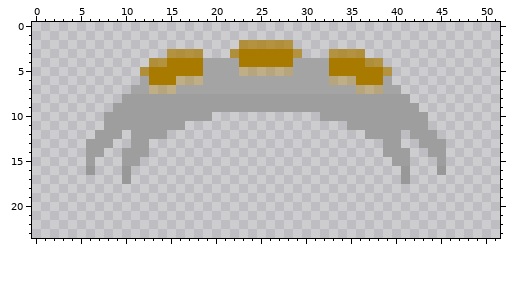
Two states of a pixel-art file, Sprites/Guns/W_69_Bat'leth.aseprite. Above: the version before the commit.
52x24 pixels, 1 frame. Colours within 5 levels of each other are drawn and written as one.
After:
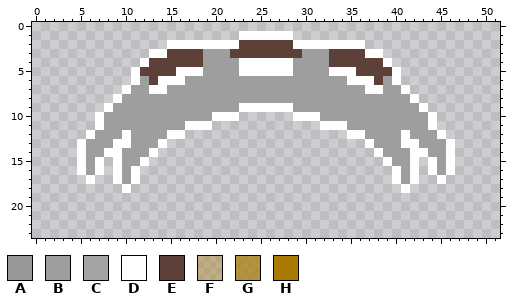
Palette (. is transparent): A #989898  B #9e9e9e  C #a4a4a4  D #ffffff  E #5d4037  F #a97a005b  G #a97a00b1  H #a97a00
Change:
layer "Layer 2" added
--- layers "Layer 1", "Layer 2"
@@ x 0..51 @@
  0 ....................................................
- 1 ....................................................
- 2 .......................GGGGGG.......................
- 3 ...............GGGG...GHHHHHHG...GGGG...............
- 4 .............GGHHHHCCCCHHHHHHCCCCHHHHGG.............
- 5 ............GHHHHHHCCCCFFFFFFCCCCHHHHHHG............
- 6 ............CHHHFFFCCCCCCCCCCCCCCFFFHHHC............
- 7 ...........CCFFFCCCCCCCCCCCCCCCCCCCCFFFCC...........
- 8 ..........BBBBBBBBBBBBBBBBBBBBBBBBBBBBBBBB..........
- 9 .........BBBBBBBBBBBBBBBBBBBBBBBBBBBBBBBBBB.........
-10 ........BBBBBBBBBBBB............BBBBBBBBBBBB........
-11 ........BBBBBBBBB..................BBBBBBBBB........
-12 .......BBB.BBBB......................BBBB.BBB.......
-13 ......BBB..BB..........................BB..BBB......
-14 ......BB..BBB..........................BBB..BB......
-15 ......B...BB............................BB...B......
-16 ......A...A..............................A...A......
-17 ..........A..............................A..........
-18 ....................................................
+ 1 .......................DDDDDD.......................
+ 2 ...............DDDDDDDDEEEEEEDDDDDDDD...............
+ 3 .............DDEEEEBBBEEEEEEEEBBBEEEEDD.............
+ 4 ............DEEEEEEBBBBDDDDDDBBBBEEEEEED............
+ 5 ...........DEEEEDDDBBBBDDDDDDBBBBDDDEEEED...........
+ 6 ...........DBEDDDBBBBBBBBBBBBBBBBBBDDDEBD...........
+ 7 ..........DBBDDBBBBBBBBBBBBBBBBBBBBBBDDBBD..........
+ 8 .........DBBBBBBBBBBBBBBBBBBBBBBBBBBBBBBBBD.........
+ 9 ........DBBBBBBBBBBBBBBDDDDDDBBBBBBBBBBBBBBD........
+10 .......DBBBBBBBBBBBBDDD......DDDBBBBBBBBBBBBD.......
+11 .......DBBBBBBBBBDDD............DDDBBBBBBBBBD.......
+12 ......DBBBDBBBBDD..................DDBBBBDBBBD......
+13 .....DBBBDDBBBD......................DBBBDDBBBD.....
+14 .....DBBDDBBBD........................DBBBDDBBD.....
+15 .....DBD.DBBD..........................DBBD.DBD.....
+16 .....DBD.DBD............................DBD.DBD.....
+17 ......D..DBD............................DBD..D......
+18 ..........D..............................D..........
 19 ....................................................
Changed places in both pictures, as pixel boxes (x1, y1, x2, y2):
changed: (77, 31, 455, 193)
